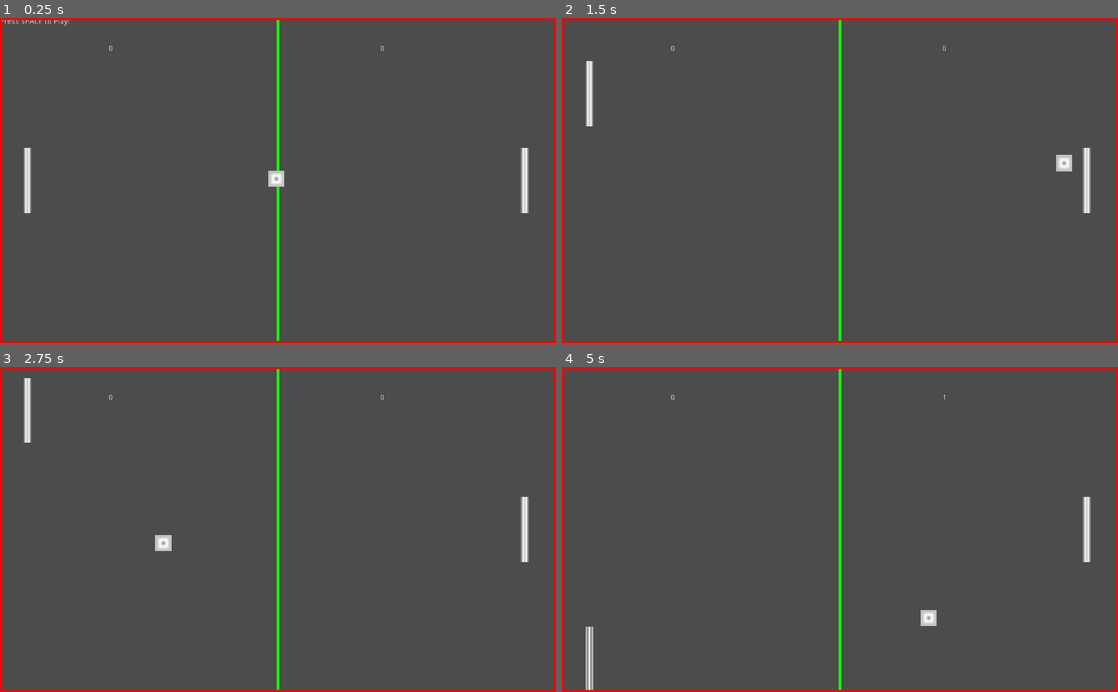
Above: before the commit, frames 1-4 (two rows, left to right).
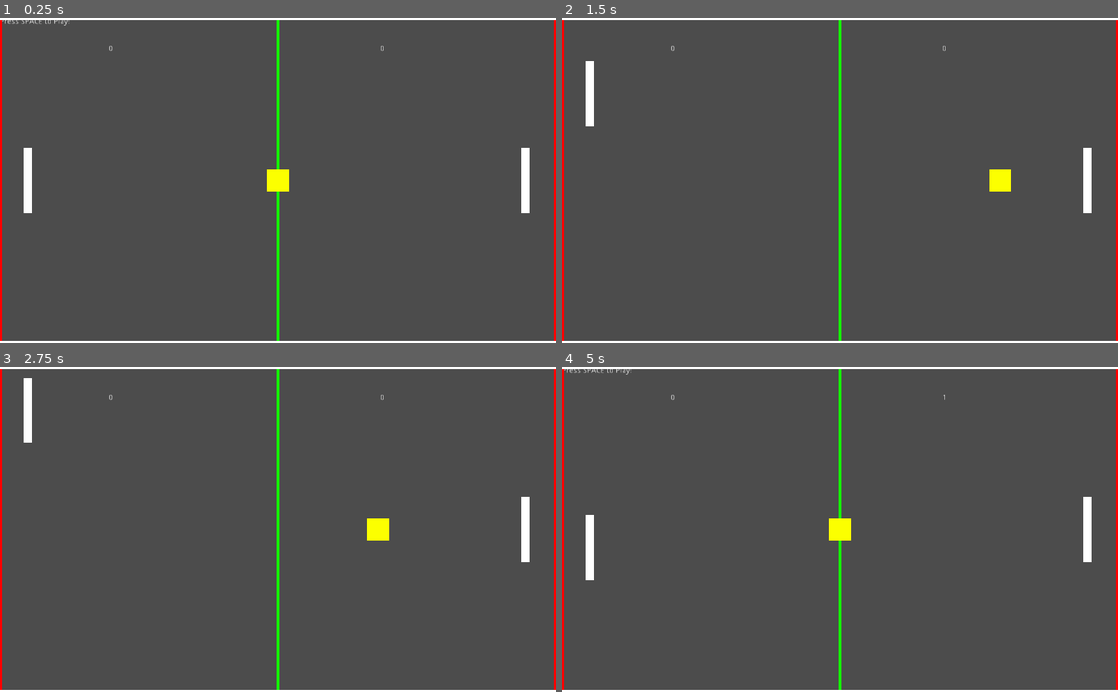
Above: after the commit, the same moments.

Repository: Usatas/Battle-Pong
Game: Godot game, scene res://Main.tscn
The game is run twice, just before and just after one commit, with the same random seed, the same clock (stepped at 60 frames per second) and the same inputs.
Inputs:
- Up to frame 1 (0.25 s): no input
- Up to frame 2 (1.5 s): tap Space at 0.5, 0.77 s; hold W (player_one_up) 0.53-1.28 s; hold S (player_one_down) from 1.28 s (still down)
- Up to frame 3 (2.75 s): tap Space at 1.52 s; release S (player_one_down) at 2.03 s; hold W (player_one_up) from 2.03 s (still down)
- Up to frame 4 (5 s): tap Space at 3.02, 3.5, 3.77, 4.52 s; release W (player_one_up) at 3.53 s; hold S (player_one_down) from 3.53 s (still down)

The runs differ from the first frame. In frame 1, 2.1% of the frame differs, in the area x 0-100%, y 0-100%; in frame 2, 2.2%; in frame 3, 2.2%; in frame 4, 2.6%.

Commit message:
Rahmen wurden angepasst, der Ball ist nun einfarbig, der Ball prallt nun mit der bounce Funktion aus Godot von der Wand ab, Die Ballgeschwindigkeit nimmt pro Schlägertreffer um 20 zu, trifft der Ball auf einen Schläger wird der Abprallwinkel anhand der Entfernung vom Schlägermittelpunkt zur Auftrittsstelle angepasst

Diff:
--- a/Battle Pong/Ball.gd
+++ b/Battle Pong/Ball.gd
@@ -1,44 +1,63 @@
-extends RigidBody2D
+extends KinematicBody2D
 
 
 # Declare member variables here.
 export var speed = 300
+export var speed_max = 600
+export var bounce_degree_max = 100
 var ball_size
 var playing = false
-var dx =100
-var dy =0
+var velocity = Vector2(100,0)
 var y_range = 100
+
 
 
 # Called when the node enters the scene tree for the first time.
 func _ready():
+    set_sync_to_physics(false)
     pass
 
-# Called every frame. 'delta' is the elapsed time since the previous frame.
-#func _process(delta):
-#    pass
 
 
 func _physics_process(delta):
     if playing:
-        change_dy_on_wall_hit()
+        #change_dy_on_wall_hit()
         self.rotation = 0
-        self.linear_velocity = Vector2(dx, dy) * delta * speed
+        #self.linear_velocity = Vector2(dx, dy) * delta * speed
+        var move = velocity.normalized() * delta * speed
+
+        var collision = self.move_and_collide(move, false)
+
+        if collision:
+            print("I collided with ", collision.collider.name)
+            if collision.collider.name == "WallTop" || collision.collider.name == "WallBottom":
+                velocity = velocity.bounce(collision.normal)
+            elif collision.collider.name == "PlayerOne" || collision.collider.name == "PlayerTwo":
+                pass
+                # velocity.x *=-1
+                # var localCollisionPos = collision.Position - collision.collider.Position;
 
 
-func ball_hit_paddle():
-    dx *= -1
-    dy = rand_range(-y_range, y_range)
+func ball_hit_paddle(player_position, shape):
+    # Geschwindigkeitserhöhung
+    if speed < speed_max:
+        speed +=20
 
+    # Ball geht in die andere Richtung
+    velocity.x*=-1
 
-    if y_range < 200:
-        y_range += 5
+    var half_player_height = shape.extents.y/2
 
-func change_dy_on_wall_hit():
-    if self.position.y <= 0+ball_size.y:
-        dy = rand_range(0, y_range)
-    if self.position.y >= 600-ball_size.y:
-        dy = rand_range(-y_range, 0)
+    var collision_height = player_position.y-position.y
+    if collision_height<0:
+        collision_height = abs(collision_height)
+        var bounce_degree = half_player_height / bounce_degree_max * collision_height
+        velocity.y+=bounce_degree
+    elif collision_height>0:
+        collision_height = abs(collision_height)
+        var bounce_degree = half_player_height / bounce_degree_max * collision_height
+        velocity.y-=bounce_degree
+
 
 func set_playing(_playing):
     playing = _playing
--- a/Battle Pong/Ball.tscn
+++ b/Battle Pong/Ball.tscn
@@ -14,14 +14,16 @@
 } ]
 
 [sub_resource type="RectangleShape2D" id=2]
-extents = Vector2( 5, 5 )
+extents = Vector2( 6.66667, 6.66419 )
 
-[node name="Ball" type="RigidBody2D"]
-collision_mask = 0
-gravity_scale = 0.0
+[node name="Ball" type="KinematicBody2D"]
+collision_layer = 8
+collision_mask = 7
+motion/sync_to_physics = true
 script = ExtResource( 1 )
 
 [node name="AnimatedSprite" type="AnimatedSprite" parent="."]
+visible = false
 position = Vector2( -3, -3 )
 scale = Vector2( 6, 6 )
 frames = SubResource( 1 )
@@ -32,3 +34,13 @@
 position = Vector2( -3.8147e-06, -0.132433 )
 scale = Vector2( 3, 3 )
 shape = SubResource( 2 )
+
+[node name="ColorRect" type="ColorRect" parent="."]
+margin_left = -20.0
+margin_top = -20.0
+margin_right = 20.0
+margin_bottom = 20.0
+color = Color( 0.992157, 1, 0, 1 )
+__meta__ = {
+"_edit_use_anchors_": false
+}
--- a/Battle Pong/Main.gd
+++ b/Battle Pong/Main.gd
@@ -107,10 +107,10 @@
 
 
 func _on_PlayerTwo_hit():
-    ball.ball_hit_paddle()
+    ball.ball_hit_paddle($PlayerTwo.position, $PlayerTwo/CollisionShape2D.shape)
     pass # Replace with function body.
 
 
 func _on_PlayerOne_hit():
-    ball.ball_hit_paddle()
+    ball.ball_hit_paddle($PlayerOne.position, $PlayerOne/CollisionShape2D.shape)
     pass # Replace with function body.
--- a/Battle Pong/Main.tscn
+++ b/Battle Pong/Main.tscn
@@ -1,7 +1,8 @@
-[gd_scene load_steps=3 format=2]
+[gd_scene load_steps=4 format=2]
 
 [ext_resource path="res://Player.tscn" type="PackedScene" id=1]
 [ext_resource path="res://Main.gd" type="Script" id=2]
+[ext_resource path="res://Wall.tscn" type="PackedScene" id=3]
 
 [node name="Node2D" type="Node2D"]
 script = ExtResource( 2 )
@@ -54,26 +55,9 @@
 position = Vector2( 52, 300 )
 
 [node name="PlayerTwo" parent="." instance=ExtResource( 1 )]
-is_player_one = false
 
 [node name="PlayerOne" parent="." instance=ExtResource( 1 )]
-
-[node name="ColorRect2" type="ColorRect" parent="."]
-margin_right = 1024.0
-margin_bottom = 4.0
-color = Color( 1, 0, 0, 1 )
-__meta__ = {
-"_edit_use_anchors_": false
-}
-
-[node name="ColorRect3" type="ColorRect" parent="."]
-margin_top = 596.0
-margin_right = 1024.0
-margin_bottom = 600.0
-color = Color( 1, 0, 0, 1 )
-__meta__ = {
-"_edit_use_anchors_": false
-}
+is_player_one = true
 
 [node name="ColorRect4" type="ColorRect" parent="."]
 margin_right = 4.0
@@ -91,5 +75,10 @@
 __meta__ = {
 "_edit_use_anchors_": false
 }
+
+[node name="WallTop" parent="." instance=ExtResource( 3 )]
+
+[node name="WallBottom" parent="." instance=ExtResource( 3 )]
+position = Vector2( 0, 600 )
 [connection signal="hit" from="PlayerTwo" to="." method="_on_PlayerTwo_hit"]
 [connection signal="hit" from="PlayerOne" to="." method="_on_PlayerOne_hit"]
--- /dev/null
+++ b/Battle Pong/Obstacle.tscn
@@ -0,0 +1,21 @@
+[gd_scene load_steps=2 format=2]
+
+[sub_resource type="RectangleShape2D" id=1]
+extents = Vector2( 19.9777, 20.0466 )
+
+[node name="Obstacle" type="StaticBody2D"]
+collision_layer = 4
+collision_mask = 8
+
+[node name="CollisionShape2D" type="CollisionShape2D" parent="."]
+shape = SubResource( 1 )
+
+[node name="ColorRect" type="ColorRect" parent="."]
+margin_left = -20.0
+margin_top = -20.0
+margin_right = 20.0
+margin_bottom = 20.0
+color = Color( 0, 0.0862745, 1, 1 )
+__meta__ = {
+"_edit_use_anchors_": false
+}
--- a/Battle Pong/Player.tscn
+++ b/Battle Pong/Player.tscn
@@ -17,20 +17,33 @@
 extents = Vector2( 7.51772, 60.0095 )
 
 [node name="Player" type="Area2D"]
+collision_layer = 2
+collision_mask = 8
 script = ExtResource( 4 )
 __meta__ = {
 "_edit_group_": true
 }
+is_player_one = false
 
 [node name="AnimatedSprite" type="AnimatedSprite" parent="."]
+visible = false
 position = Vector2( -1.5, 0 )
 scale = Vector2( 3, 6 )
 frames = SubResource( 1 )
 animation = "wave"
-frame = 2
+frame = 1
 speed_scale = 2.0
 playing = true
 
 [node name="CollisionShape2D" type="CollisionShape2D" parent="."]
 shape = SubResource( 2 )
+
+[node name="ColorRect" type="ColorRect" parent="."]
+margin_left = -7.506
+margin_top = -60.0
+margin_right = 7.494
+margin_bottom = 60.0
+__meta__ = {
+"_edit_use_anchors_": false
+}
 [connection signal="body_entered" from="." to="." method="_on_Player_body_entered"]
--- /dev/null
+++ b/Battle Pong/Wall.gd
@@ -0,0 +1,16 @@
+extends StaticBody2D
+
+
+# Declare member variables here. Examples:
+# var a = 2
+# var b = "text"
+
+
+# Called when the node enters the scene tree for the first time.
+func _ready():
+    pass # Replace with function body.
+
+
+# Called every frame. 'delta' is the elapsed time since the previous frame.
+#func _process(delta):
+#    pass
--- /dev/null
+++ b/Battle Pong/Wall.tscn
@@ -0,0 +1,22 @@
+[gd_scene load_steps=3 format=2]
+
+[ext_resource path="res://Wall.gd" type="Script" id=1]
+
+[sub_resource type="RectangleShape2D" id=1]
+extents = Vector2( 512, 3.99219 )
+
+[node name="Wall" type="StaticBody2D"]
+collision_mask = 8
+script = ExtResource( 1 )
+
+[node name="CollisionShape2D" type="CollisionShape2D" parent="."]
+position = Vector2( 512, 0 )
+shape = SubResource( 1 )
+
+[node name="ColorRect" type="ColorRect" parent="."]
+margin_top = -4.0
+margin_right = 1024.0
+margin_bottom = 4.0
+__meta__ = {
+"_edit_use_anchors_": false
+}
--- a/Battle Pong/project.godot
+++ b/Battle Pong/project.godot
@@ -47,6 +47,17 @@
  ]
 }
 
+[layer_names]
+
+2d_render/layer_1="walls"
+2d_physics/layer_1="walls"
+2d_render/layer_2="player"
+2d_physics/layer_2="player"
+2d_render/layer_3="obstacles"
+2d_physics/layer_3="obstacles"
+2d_render/layer_4="ball"
+2d_physics/layer_4="ball"
+
 [rendering]
 
 environment/default_environment="res://default_env.tres"
